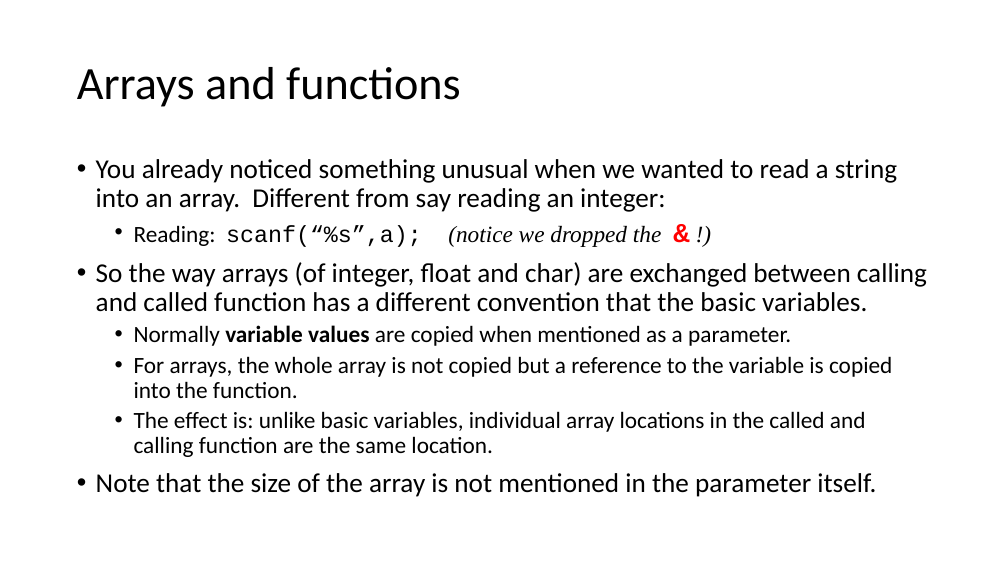
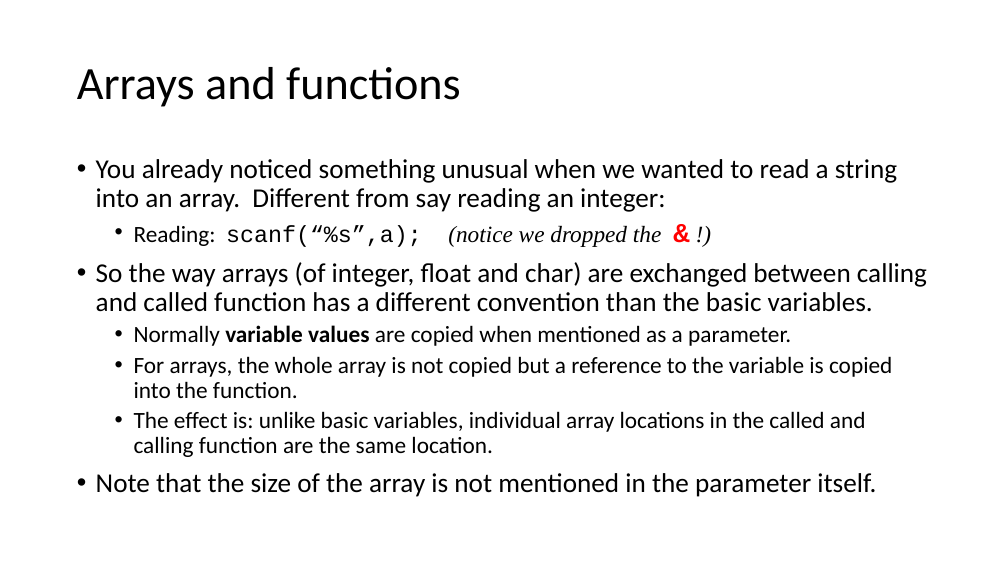
Before and after one commit to rbadrinath/FCP, a slide deck: slide 18 of slides/07-Arrays-char-ASCII-strings-fns.pptx (slide 17 before the commit). Drawn at 1008x567 pixels with LibreOffice and Linux fonts; fonts in the diff are those of the drawing. Boxes give left, top, right and bottom in pixels: in the first picture for what was removed or moved away, otherwise in the second. Text is boxed around its words. In the diff, an @@ line names an element or a change of style, - is before the commit and + after.

```diff
--- a/slides/07-Arrays-char-ASCII-strings-fns.pptx
+++ b/slides/07-Arrays-char-ASCII-strings-fns.pptx
@@ text at (96, 262, 927, 312): text changed @@
-• So the way arrays (of integer, float and char) are exchanged between calling and called function has a different convention that the basic variables.
+• So the way arrays (of integer, float and char) are exchanged between calling and called function has a different convention than the basic variables.
```
Also in this commit, not shown: 6 other slides changed, 1 slide added, 4 other files.
